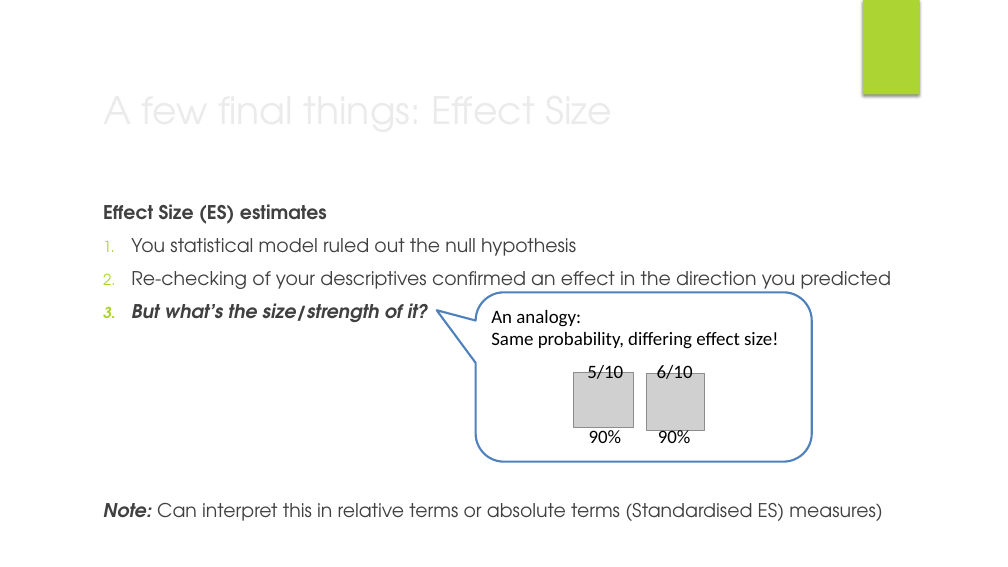
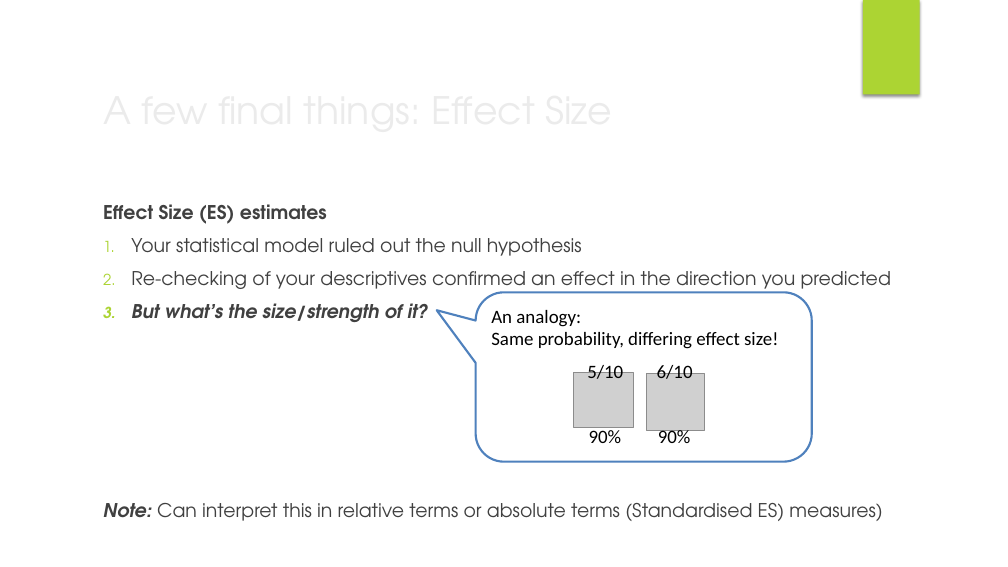
Before and after one commit to Liam-JB-Hill/CAP_pathway_Intro_to_Stats, a slide deck: slide 28 of docs/slides/Session2.pptx. Drawn at 1008x567 pixels with LibreOffice and Linux fonts; fonts in the diff are those of the drawing; grey boxes stand for pictures; background and template pictures are left out. Boxes give left, top, right and bottom in pixels: in the first picture for what was removed or moved away, otherwise in the second. Text is boxed around its words. In the diff, an @@ line names an element or a change of style, - is before the commit and + after.

```diff
--- a/docs/slides/Session2.pptx
+++ b/docs/slides/Session2.pptx
@@ text at [131, 238, 582, 256]: text changed @@
-1. You statistical model ruled out the null hypothesis
+1. Your statistical model ruled out the null hypothesis
```
Also in this commit, not shown: 5 other files.
